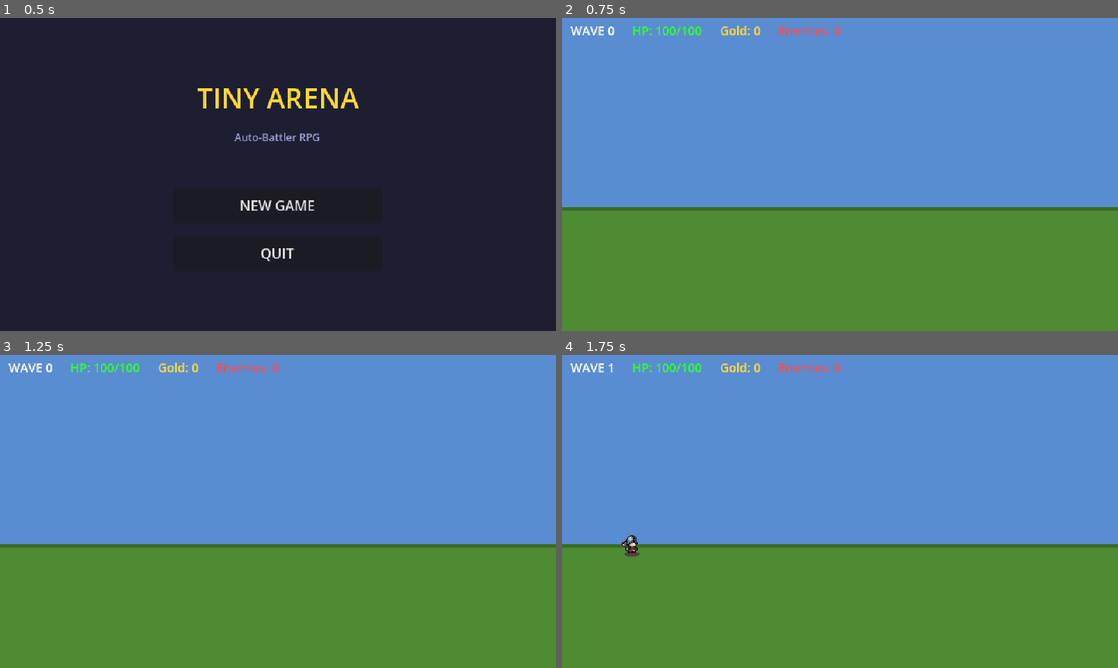
Above: before the commit, frames 1-4 (two rows, left to right).
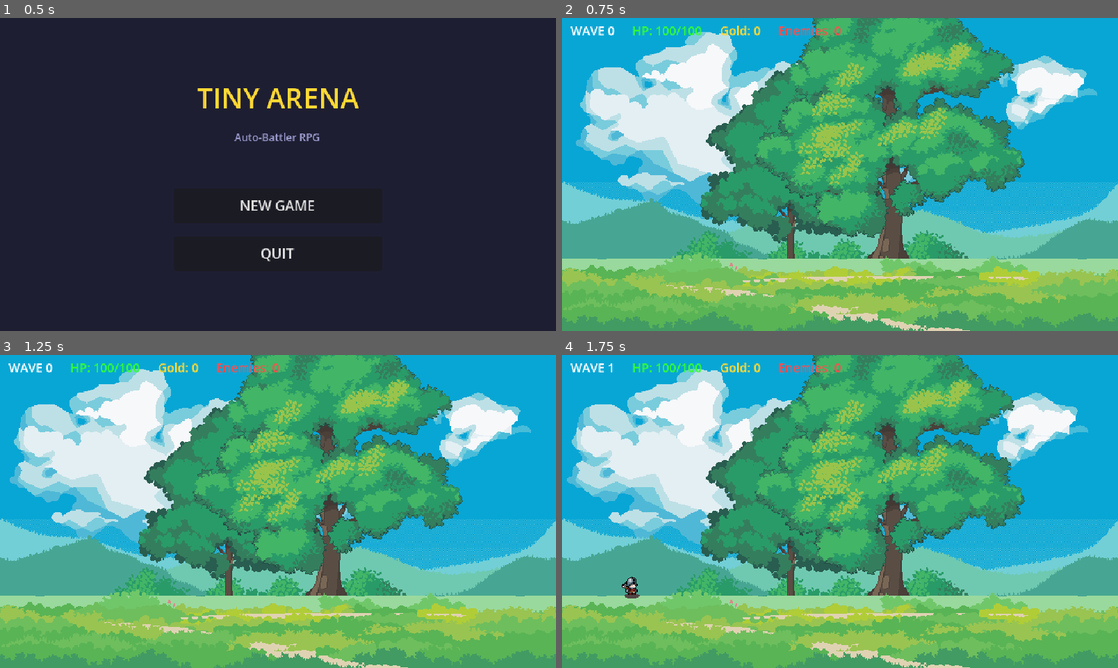
Above: after the commit, the same moments.

Repository: Amerta1090/Tiny-Arena
Game: Godot game, scene res://scenes/main_menu.tscn
Same seed, same stepped clock (60 frames per second), same inputs: the game is played once before the commit and once after it.
Inputs:
- Up to frame 1 (0.5 s): no input
- Up to frame 2 (0.75 s): click "NEW GAME" at 0.5 s
- Up to frame 3 (1.25 s): no input
- Up to frame 4 (1.75 s): no input

Frame 1 is identical in both runs. In frame 2, 100% of the frame differs, in the area x 0-100%, y 0-100%; in frame 3, 100%; in frame 4, 100%.

Commit message:
feat: add parallax background system and SFX audio
- Add parallax background with 8 layered sprites for nature_1
- Cloud animation with seamless dual-sprite drift
- Add 6 Kenney CC0 SFX (ui_click, hit, arrow_shoot, enemy_death, wave_complete, purchase)
- Wire AudioManager with preloaded SFX streams
- Add SFX calls to soldier, orc, battle_manager, main_menu
- Rename nature_1 layers to descriptive English names
- Adjust unit spawn Y position to 288 (1/5 from bottom)
- Add .gitignore for .godot/ and android/

Diff:
--- a/scenes/battle.tscn
+++ b/scenes/battle.tscn
@@ -1,32 +1,17 @@
-[gd_scene load_steps=5 format=3]
+[gd_scene load_steps=6 format=3]
 
 [ext_resource type="Script" path="res://scenes/battle_scene_script.gd" id="1"]
 [ext_resource type="Script" path="res://scripts/systems/wave_spawner.gd" id="2"]
 [ext_resource type="Script" path="res://scripts/systems/battle_manager.gd" id="3"]
 [ext_resource type="Script" path="res://scripts/ui/hud.gd" id="4"]
+[ext_resource type="Script" path="res://scripts/parallax_background.gd" id="5"]
 
 [node name="Battle" type="Node2D"]
 script = ExtResource("1")
 
 [node name="BackgroundLayer" type="CanvasLayer" parent="."]
+script = ExtResource("5")
 layer = -1
-
-[node name="Sky" type="ColorRect" parent="BackgroundLayer"]
-offset_right = 640.0
-offset_bottom = 220.0
-color = Color(0.35, 0.55, 0.82, 1)
-
-[node name="Ground" type="ColorRect" parent="BackgroundLayer"]
-offset_top = 220.0
-offset_right = 640.0
-offset_bottom = 360.0
-color = Color(0.3, 0.55, 0.2, 1)
-
-[node name="GroundLine" type="ColorRect" parent="BackgroundLayer"]
-offset_top = 218.0
-offset_right = 640.0
-offset_bottom = 222.0
-color = Color(0.22, 0.42, 0.15, 1)
 
 [node name="WaveSpawner" type="Node" parent="."]
 script = ExtResource("2")
--- a/scenes/battle_scene_script.gd
+++ b/scenes/battle_scene_script.gd
@@ -187,4 +187,5 @@
 		_open_shop()
 
 func _on_next_wave_pressed() -> void:
+	AudioManager.play_ui_click()
 	get_tree().change_scene_to_file("res://scenes/battle.tscn")
--- a/scenes/main_menu.gd
+++ b/scenes/main_menu.gd
@@ -12,14 +12,17 @@
 	continue_button.disabled = not GameState.has_save()
 
 func _on_start_pressed() -> void:
+	AudioManager.play_ui_click()
 	GameState.reset_game()
 	GameState.save_game()
 	get_tree().change_scene_to_file("res://scenes/battle.tscn")
 
 func _on_continue_pressed() -> void:
+	AudioManager.play_ui_click()
 	GameState.load_game()
 	get_tree().change_scene_to_file("res://scenes/battle.tscn")
 
 func _on_quit_pressed() -> void:
+	AudioManager.play_ui_click()
 	GameState.save_game()
 	get_tree().quit()
--- a/scripts/autoload/audio_manager.gd
+++ b/scripts/autoload/audio_manager.gd
@@ -5,6 +5,13 @@
 
 var _sfx_players: Array[AudioStreamPlayer] = []
 const MAX_SFX_PLAYERS: int = 8
+
+var sfx_ui_click: AudioStream = preload("res://assets/audio/sfx/ui_click.ogg")
+var sfx_hit: AudioStream = preload("res://assets/audio/sfx/hit.ogg")
+var sfx_arrow_shoot: AudioStream = preload("res://assets/audio/sfx/arrow_shoot.ogg")
+var sfx_enemy_death: AudioStream = preload("res://assets/audio/sfx/enemy_death.ogg")
+var sfx_wave_complete: AudioStream = preload("res://assets/audio/sfx/wave_complete.ogg")
+var sfx_purchase: AudioStream = preload("res://assets/audio/sfx/purchase.ogg")
 
 func _ready() -> void:
 	for i in MAX_SFX_PLAYERS:
@@ -24,19 +31,19 @@
 			return
 
 func play_ui_click() -> void:
-	pass
+	play_sfx(sfx_ui_click, -6.0)
 
 func play_hit() -> void:
-	pass
+	play_sfx(sfx_hit)
 
 func play_arrow_shoot() -> void:
-	pass
+	play_sfx(sfx_arrow_shoot, -4.0)
 
 func play_enemy_death() -> void:
-	pass
+	play_sfx(sfx_enemy_death)
 
 func play_wave_complete() -> void:
-	pass
+	play_sfx(sfx_wave_complete, -3.0)
 
 func play_purchase() -> void:
-	pass
+	play_sfx(sfx_purchase, -3.0)
--- /dev/null
+++ b/scripts/parallax_background.gd
@@ -0,0 +1,81 @@
+extends CanvasLayer
+
+@export var background_folder: String = "res://assets/background/nature_1/"
+
+var layer_defs: Array[Dictionary] = [
+	{"file": "sky.png", "z_index": 0},
+	{"file": "clouds.png", "z_index": 1, "is_clouds": true},
+	{"file": "mountains_far.png", "z_index": 2},
+	{"file": "mountains_near.png", "z_index": 3},
+	{"file": "trees_back.png", "z_index": 4},
+	{"file": "trees_front.png", "z_index": 5},
+	{"file": "ground.png", "z_index": 6},
+	{"file": "grass.png", "z_index": 7},
+]
+
+var cloud_a: Sprite2D
+var cloud_b: Sprite2D
+var viewport_size: Vector2
+var cloud_speed: float = 10.0
+
+func _ready() -> void:
+	layer = -1
+	viewport_size = Vector2(
+		ProjectSettings.get_setting("display/window/size/viewport_width"),
+		ProjectSettings.get_setting("display/window/size/viewport_height")
+	)
+	_build_layers()
+
+func _build_layers() -> void:
+	for ld in layer_defs:
+		var tex: Texture2D = load(background_folder + ld["file"])
+		if not tex:
+			push_warning("ParallaxBG: failed to load " + ld["file"])
+			continue
+
+		if ld.get("is_clouds", false):
+			_create_cloud_pair(tex, ld["z_index"])
+		else:
+			var sprite := Sprite2D.new()
+			sprite.texture = tex
+			sprite.centered = false
+			sprite.z_index = ld["z_index"]
+			var ts: Vector2 = tex.get_size()
+			sprite.scale = Vector2(viewport_size.x / ts.x, viewport_size.y / ts.y)
+			add_child(sprite)
+
+func _create_cloud_pair(tex: Texture2D, z_idx: int) -> void:
+	var ts: Vector2 = tex.get_size()
+	var sc: Vector2 = Vector2(viewport_size.x / ts.x, viewport_size.y / ts.y)
+	var tex_w: float = ts.x * sc.x
+
+	cloud_a = Sprite2D.new()
+	cloud_a.texture = tex
+	cloud_a.centered = false
+	cloud_a.scale = sc
+	cloud_a.position = Vector2.ZERO
+	cloud_a.z_index = z_idx
+	add_child(cloud_a)
+
+	cloud_b = Sprite2D.new()
+	cloud_b.texture = tex
+	cloud_b.centered = false
+	cloud_b.scale = sc
+	cloud_b.position = Vector2(tex_w, 0)
+	cloud_b.z_index = z_idx
+	add_child(cloud_b)
+
+func _process(delta: float) -> void:
+	if not cloud_a or not cloud_b:
+		return
+
+	var ts: Vector2 = cloud_a.texture.get_size()
+	var tex_w: float = ts.x * cloud_a.scale.x
+
+	cloud_a.position.x -= cloud_speed * delta
+	cloud_b.position.x -= cloud_speed * delta
+
+	if cloud_a.position.x <= -tex_w:
+		cloud_a.position.x = cloud_b.position.x + tex_w
+	if cloud_b.position.x <= -tex_w:
+		cloud_b.position.x = cloud_a.position.x + tex_w
--- a/scripts/systems/battle_manager.gd
+++ b/scripts/systems/battle_manager.gd
@@ -33,7 +33,7 @@
 
 func _spawn_soldier() -> void:
 	soldier = soldier_scene.instantiate()
-	soldier.global_position = Vector2(80, 240)
+	soldier.global_position = Vector2(80, 288)
 	soldier.died.connect(_on_soldier_died)
 	get_tree().current_scene.add_child(soldier)
 
--- a/scripts/systems/wave_spawner.gd
+++ b/scripts/systems/wave_spawner.gd
@@ -45,7 +45,7 @@
 			enemy.unit_data = load("res://resources/unit_data/orc_grunt.tres")
 	enemy.scale_stats(GameState.current_wave)
 	var spawn_x: float = randf_range(520, 620)
-	var spawn_y: float = 240
+	var spawn_y: float = 288
 	enemy.global_position = Vector2(spawn_x, spawn_y)
 	get_tree().current_scene.add_child(enemy)
 	return enemy
Binary file added: assets/background/nature_1/clouds.png
Binary file added: assets/background/nature_1/grass.png
Binary file added: assets/background/nature_1/ground.png
Binary file added: assets/background/nature_1/mountains_far.png
Binary file added: assets/background/nature_1/mountains_near.png
Binary file added: assets/background/nature_1/orig.png
Binary file added: assets/background/nature_1/origbig.png
Binary file added: assets/background/nature_1/sky.png
Binary file added: assets/background/nature_1/trees_back.png
Binary file added: assets/background/nature_1/trees_front.png
Not shown, added: .gitignore
Not shown, added: assets/audio/sfx/arrow_shoot.ogg
(and 5 more such lines)
